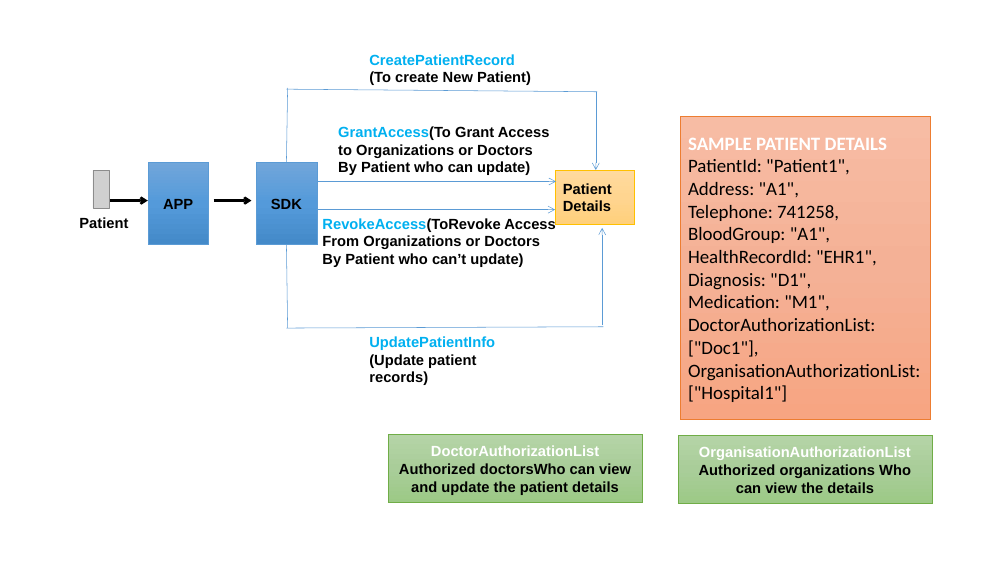
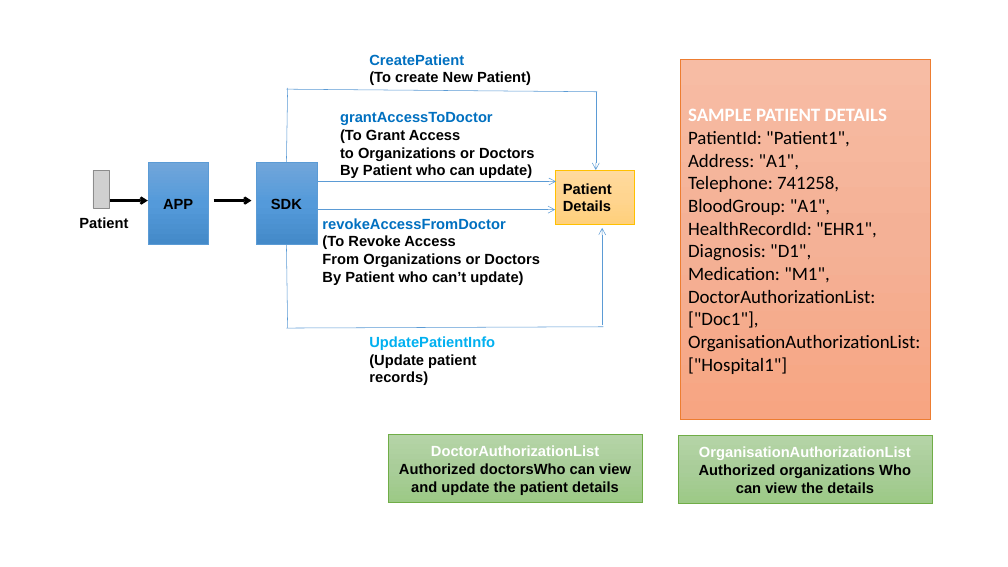
Before and after one commit to salaimuniselvam-s/patient-data-management-using-hyperledger-fabric, a slide deck: slide 3 of docs/HospitalFabric (1).pptx. Drawn at 1008x567 pixels with LibreOffice and Linux fonts; fonts in the diff are those of the drawing; grey boxes stand for pictures. Boxes give left, top, right and bottom in pixels: in the first picture for what was removed or moved away, otherwise in the second. Text is boxed around its words. In the diff, an @@ line names an element or a change of style, - is before the commit and + after.

```diff
--- a/docs/HospitalFabric (1).pptx
+++ b/docs/HospitalFabric (1).pptx
@@ text at <box>369,54,464,65</box>: text changed; text colour #00B0F0 to #0070C0 @@
-CreatePatientRecord
+CreatePatient
@@ rectangle "SAMPLE PATIENT DETAILS": place and size @@
-rectangle "SAMPLE PATIENT DETAILS" at <box>681,116,930,419</box>
+rectangle "SAMPLE PATIENT DETAILS" at <box>681,59,930,419</box>
@@ text "grantAccessToDoctor": place and size @@
-text "grantAccessToDoctor" at <box>338,126,550,175</box>
+text "grantAccessToDoctor" at <box>340,112,535,178</box>
@@ text at <box>340,112,493,143</box>: text changed; text colour #000000 to #0070C0 @@
-GrantAccess(To Grant Access
+grantAccessToDoctor
+(To Grant Access
@@ text at <box>322,218,505,249</box>: text changed; text colour #000000 to #0070C0 @@
-RevokeAccess(ToRevoke Access
+revokeAccessFromDoctor
+(To Revoke Access
```
Also in this commit, not shown: 22 other files.
